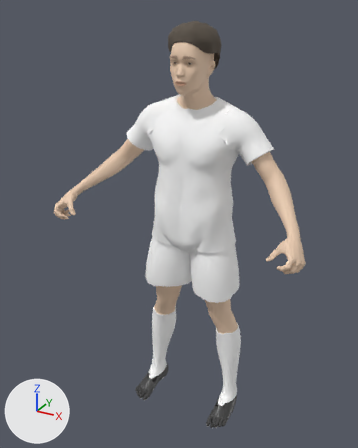
An edit to the glTF model assets/player.glb, drawn before and after from the same camera.
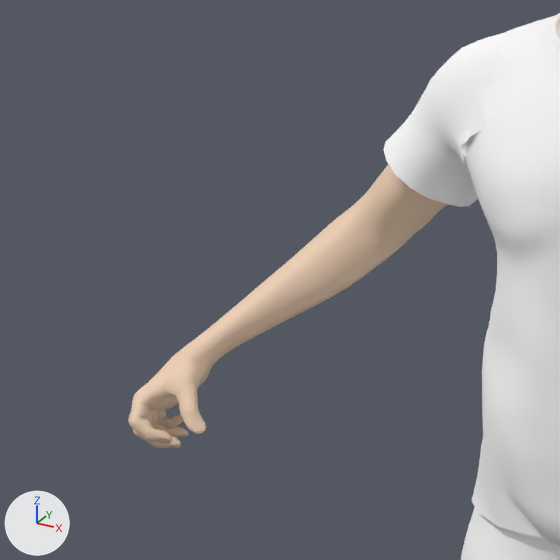
The first picture shows the older version from a camera (50 mm lens) standing at (0.921, -1.844, 1.855) and looking at (-0.038, -0.101, 0.983). The close-ups show the older and then the newer version on the part from 5% to 49% of the width and 20% to 56% of the height of that picture. Only the edits that show in the close-ups are written down. Arrows for +X, +Y and +Z are at lower left; the lights stay in place. Vertices at exactly the same position are counted once.

Names of what the first close-up shows: 'Body'.
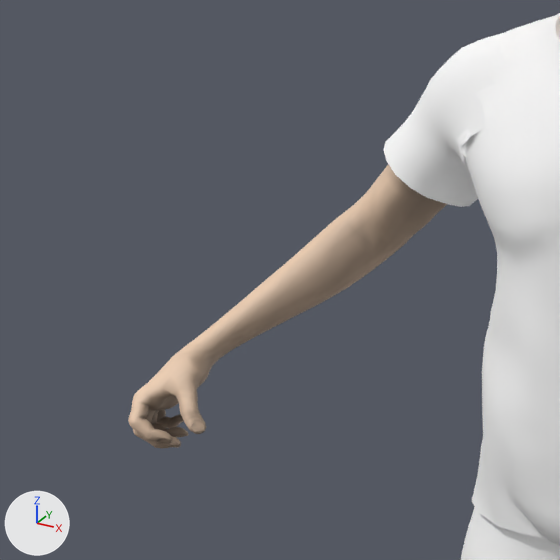
What differs and where, as boxes [x1, y1, x2, y2] in the close-ups (560 x 560 px):
part 1 of me_body, recoloured: [141, 182, 446, 448] in both
part 2 of me_body, recoloured: [131, 164, 393, 435] in both
part 3 of me_body, recoloured (darker): [148, 408, 183, 434] in both
part 4 of me_body, recoloured: [135, 166, 447, 448] in both

The edits, one by one:
me_body has 14288 vertices, 28564 faces and spans x -0.56..0.56, y -0.35..0.11, z 0.0..1.77.
me_body is used by ob_body; location (0.0, 0.0, 0.0).
me_body part 1: 3443 faces centred in x -0.55..0.55, y -0.34..0.05, z 0.46..1.67 are repainted in the vertex colours; the middle colour goes from white #ffffff to grey #a5a4a4.
me_body part 2: 4859 faces centred in x -0.56..0.56, y -0.35..0.04, z 0.47..1.7 are repainted in the vertex colours; the middle colour goes from white #ffffff to white #f4f4f4.
me_body part 3: 2829 faces centred in x -0.55..0.55, y -0.33..-0.06, z 1.0..1.68 are repainted in the vertex colours; the middle colour goes from white #ffffff to dark grey #6c6c6c.
me_body part 4: 3849 faces centred in x -0.56..0.56, y -0.35..0.05, z 0.46..1.68 are repainted in the vertex colours; the middle colour goes from white #ffffff to light grey #d2d1d1.
